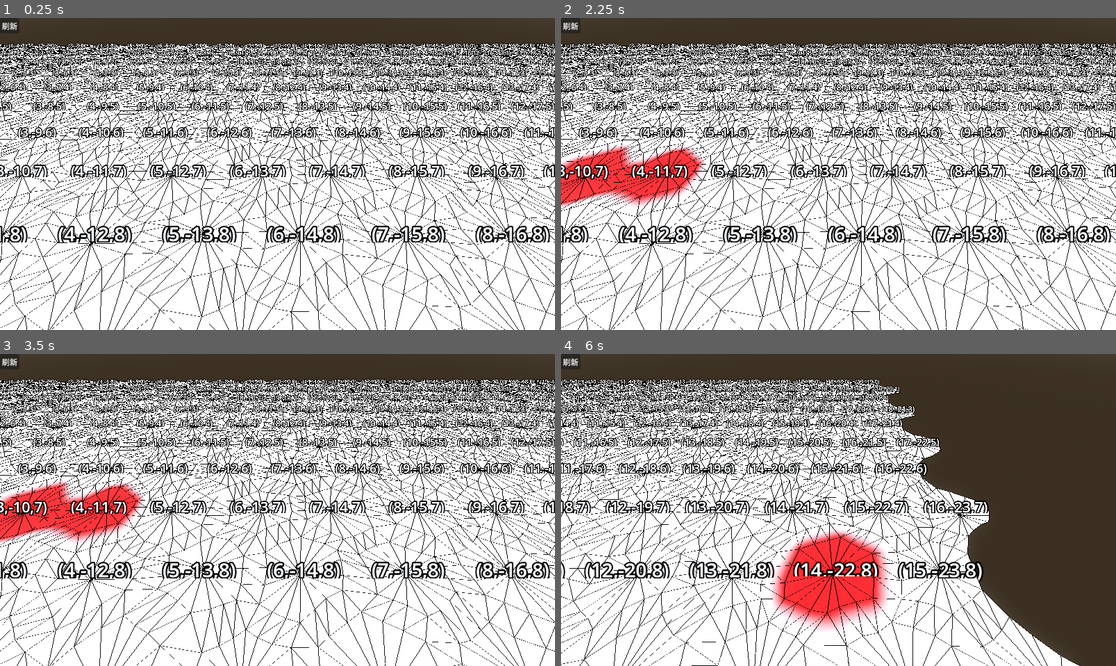
Above: before the commit, frames 1-4 (two rows, left to right).
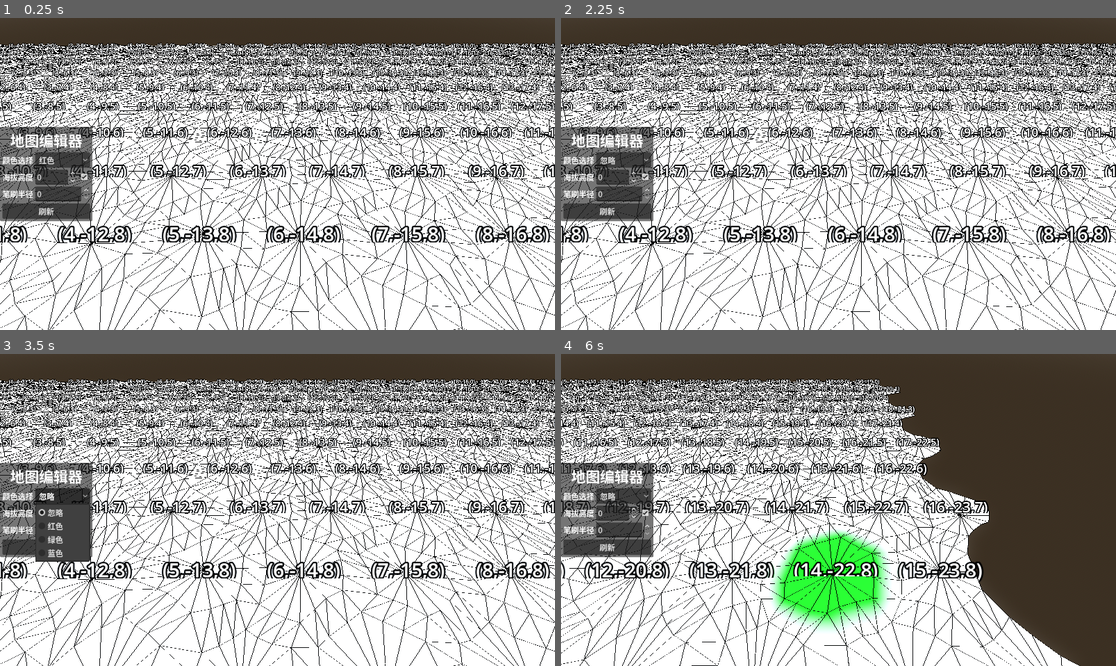
Above: after the commit, the same moments.

Repository: LiGameAcademy/godot_hex_map
Game: Godot game, scene res://scenes/main.tscn
Two runs of this game, one before a commit and one after it. Both use one fixed random seed, a clock stepped at 60 frames per second and the inputs below.
Inputs (mouse positions are in pixels of both pictures, inside the frame that each line leads up to):
- Up to frame 1 (0.25 s): no input
- Up to frame 2 (2.25 s): click "刷新" at 0.5 s; click (622, 161) at 1.25 s, where only the run after the commit has a clickable "红色"; click (644, 177) at 2.02 s
- Up to frame 3 (3.5 s): click (61, 497) at 2.75 s, where only the run after the commit has a clickable "忽略"
- Up to frame 4 (6 s): tap Enter at 3.5 s; move the mouse to (960, 494) at 3.52 s; hold Right (ui_right) 3.53-4.25 s; tap 1 at 3.6, 5.3 s; click (960, 494) at 3.67 s; tap 2 at 3.8 s; drag from (727, 525) to (810, 572) at 4.27 s; tap Space at 5 s; move the mouse to (894, 441) at 5.02 s; hold Right (ui_right) 5.03-5.75 s; tap 3 at 5.1 s; drag from (810, 572) to (672, 463) at 5.77 s

The runs differ from the first frame. In frame 1, 4.3% of the frame differs, in the area x 0-17%, y 0-66%; in frame 2, 5.6%; in frame 3, 5.8%; in frame 4, 8.8%, in the area x 0-60%, y 0-89%.

Commit message:
16-关卡编辑器：架构、面板与状态同步

Diff:
--- a/scenes/main.tscn
+++ b/scenes/main.tscn
@@ -3,6 +3,7 @@
 [ext_resource type="PackedScene" uid="uid://r8bbikpwg6vq" path="res://prefabs/hex_grid.tscn" id="1_o5qli"]
 [ext_resource type="Script" uid="uid://dmgota36soris" path="res://scripts/hex_map_editor.gd" id="2_0wfyh"]
 [ext_resource type="PackedScene" uid="uid://bghxudgg2w8fb" path="res://prefabs/hex_map_camera.tscn" id="2_sugp2"]
+[ext_resource type="PackedScene" uid="uid://deiqomb6hdwx8" path="res://ui/hex_map_editor_panel.tscn" id="4_jyhfs"]
 
 [sub_resource type="ProceduralSkyMaterial" id="ProceduralSkyMaterial_sgp6g"]
 sky_horizon_color = Color(0.66224277, 0.6717428, 0.6867428, 1)
@@ -40,9 +41,13 @@
 [node name="UILayer" type="CanvasLayer" parent="." unique_id=207554144]
 layer = 128
 
-[node name="RefreshButton" type="Button" parent="UILayer" unique_id=701630130]
-offset_right = 8.0
-offset_bottom = 8.0
-text = "刷新"
-
-[connection signal="pressed" from="UILayer/RefreshButton" to="HexGrid" method="refresh"]
+[node name="HexMapEditorPanel" parent="UILayer" unique_id=2006241389 node_paths=PackedStringArray("editor") instance=ExtResource("4_jyhfs")]
+anchors_preset = 4
+anchor_left = 0.0
+anchor_right = 0.0
+offset_left = 0.0
+offset_top = -96.0
+offset_right = 192.0
+offset_bottom = 96.0
+grow_horizontal = 1
+editor = NodePath("../../HexMapEditor")
--- a/scripts/hex_map_editor.gd
+++ b/scripts/hex_map_editor.gd
@@ -3,14 +3,25 @@
 
 @export var hex_grid: HexGrid
 # 可以在编辑器中编辑颜色
-@export var colors : PackedColorArray = [
-	Color.RED,
-	Color.GREEN,
-	Color.BLUE
-]
-var active_color: Color = colors[0] # 默认画笔红色
+@export var colors : Dictionary[StringName, Color] = {
+	"红色": Color.RED,
+	"绿色": Color.GREEN,
+	"蓝色": Color.BLUE
+}
+
+@export var active_color: int = 0 # 默认画笔红色
 ## 当前海拔等级
-var active_elevation: int = 0
+@export var active_elevation: int = 0
+@export var brush_radius: int = 0
+
+@export var disable_color : bool = false
+@export var disable_elevation : bool = false
+
+signal active_color_changed(color: Color)
+signal color_disable_changed()
+signal active_elevation_changed(elevation: int)
+signal elevation_disable_changed()
+signal brush_radius_changed(radius: int)
 
 func _unhandled_input(event: InputEvent) -> void:
 	if not is_instance_valid(hex_grid):
@@ -23,11 +34,42 @@
 	# 按 1、2、3 切换颜色
 	elif event is InputEventKey and event.pressed:
 		match event.keycode:
-			KEY_1: active_color = colors[0]
-			KEY_2: active_color = colors[1]
-			KEY_3: active_color = colors[2]
+			KEY_1: active_color = 0
+			KEY_2: active_color = 1
+			KEY_3: active_color = 2
 			KEY_Q: active_elevation -= 1
 			KEY_E: active_elevation += 1
+
+func set_active_color(color: int) -> void:
+	if active_color == color:
+		return
+	active_color = color
+	active_color_changed.emit(color)
+
+func set_disable_color(disable: bool) -> void:
+	if disable_color == disable:
+		return
+	disable_color = disable
+	color_disable_changed.emit()
+
+func set_active_elevation(elevation: int) -> void:
+	if active_elevation == elevation:
+		return
+	active_elevation = elevation
+	active_elevation_changed.emit(elevation)
+
+func set_disable_elevation(disable: bool) -> void:
+	if disable_elevation == disable:
+		return
+	disable_elevation = disable
+	elevation_disable_changed.emit()
+
+func set_brush_radius(radius: int) -> void:
+	radius = max(radius, 0)
+	if brush_radius == radius:
+		return
+	brush_radius = radius
+	brush_radius_changed.emit(radius)
 
 func _handle_click(mouse_pos: Vector2) -> void:
 	var camera := get_viewport().get_camera_3d()
@@ -37,10 +79,10 @@
 	var hit_position = plane.intersects_ray(ray_origin, ray_dir)
 	if hit_position != null:
 		var coords := HexCoordinates.from_position(hit_position)
-		var cell := hex_grid.get_cell(coords)
+		var cell : HexCell = hex_grid.get_cell(coords)
 		if is_instance_valid(cell):
 			# 染色
-			cell.color = active_color
+			cell.color = colors.values()[active_color]
 			cell.elevation = active_elevation
 			hex_grid.refresh()
 		else:
--- /dev/null
+++ b/ui/hex_map_editor_panel.gd
@@ -0,0 +1,44 @@
+extends MarginContainer
+
+@onready var option_button_color: OptionButton = %OptionButtonColor
+@onready var spin_box_elevation: SpinBox = %SpinBoxElevation
+@onready var check_box_elevation: CheckBox = %CheckBoxElevation
+@onready var spin_box_brush_size: SpinBox = %SpinBoxBrushSize
+@onready var refresh_button: Button = %RefreshButton
+
+## 表现层：负责 UI 展示与交互输入，依赖 HexMapEditor 逻辑层的 API / signal
+@export var editor: HexMapEditor
+
+func _ready() -> void:
+	if editor == null:
+		return
+
+	# 1）初始化 UI 为逻辑层当前状态
+	if editor.disable_color:
+		option_button_color.selected = 0
+	else:
+		option_button_color.selected = editor.active_color + 1
+	spin_box_elevation.value = editor.active_elevation
+	check_box_elevation.button_pressed = not editor.disable_elevation
+	spin_box_brush_size.value = editor.brush_radius
+
+	option_button_color.item_selected.connect(
+		func(index : int) -> void:
+			if index == 0:
+				editor.set_disable_color(true)
+			else:
+				editor.set_active_color(index - 1)
+	)
+	spin_box_elevation.value_changed.connect(
+		func(value: float) -> void:
+			editor.set_active_elevation(int(value))
+	)
+	check_box_elevation.toggled.connect(
+		func(toggled_on: bool) -> void:
+			editor.set_disable_elevation(toggled_on)
+			spin_box_elevation.editable = toggled_on
+	)
+	spin_box_brush_size.value_changed.connect(
+		func(value: float) -> void:
+			editor.set_brush_radius(int(value))
+	)
--- /dev/null
+++ b/ui/hex_map_editor_panel.tscn
@@ -0,0 +1,103 @@
+[gd_scene format=3 uid="uid://deiqomb6hdwx8"]
+
+[ext_resource type="Script" uid="uid://c04mts4e7ae14" path="res://ui/hex_map_editor_panel.gd" id="1_jiyck"]
+
+[node name="HexMapEditorPanel" type="MarginContainer" unique_id=2006241389]
+anchors_preset = 8
+anchor_left = 0.5
+anchor_top = 0.5
+anchor_right = 0.5
+anchor_bottom = 0.5
+offset_left = -75.0
+offset_top = -21.0
+offset_right = 75.0
+offset_bottom = 21.0
+grow_horizontal = 2
+grow_vertical = 2
+script = ExtResource("1_jiyck")
+
+[node name="Panel" type="Panel" parent="." unique_id=1369910585]
+layout_mode = 2
+
+[node name="MarginContainer" type="MarginContainer" parent="." unique_id=496950384]
+layout_mode = 2
+theme_override_constants/margin_left = 5
+theme_override_constants/margin_top = 5
+theme_override_constants/margin_right = 5
+theme_override_constants/margin_bottom = 5
+
+[node name="VBoxContainer" type="VBoxContainer" parent="MarginContainer" unique_id=597882916]
+layout_mode = 2
+
+[node name="Label" type="Label" parent="MarginContainer/VBoxContainer" unique_id=829359286]
+layout_mode = 2
+theme_override_font_sizes/font_size = 30
+text = "地图编辑器"
+horizontal_alignment = 1
+vertical_alignment = 1
+
+[node name="MarginContainer" type="MarginContainer" parent="MarginContainer/VBoxContainer" unique_id=338285685]
+layout_mode = 2
+
+[node name="HBoxContainer" type="HBoxContainer" parent="MarginContainer/VBoxContainer/MarginContainer" unique_id=254633599]
+layout_mode = 2
+
+[node name="Label" type="Label" parent="MarginContainer/VBoxContainer/MarginContainer/HBoxContainer" unique_id=480170802]
+layout_mode = 2
+text = "颜色选择"
+
+[node name="OptionButtonColor" type="OptionButton" parent="MarginContainer/VBoxContainer/MarginContainer/HBoxContainer" unique_id=712971756]
+unique_name_in_owner = true
+layout_mode = 2
+size_flags_horizontal = 3
+item_count = 4
+popup/item_0/text = "忽略"
+popup/item_0/id = 0
+popup/item_1/text = "红色"
+popup/item_1/id = 1
+popup/item_2/text = "绿色"
+popup/item_2/id = 2
+popup/item_3/text = "蓝色"
+popup/item_3/id = 3
+
+[node name="MarginContainer2" type="MarginContainer" parent="MarginContainer/VBoxContainer" unique_id=903911345]
+layout_mode = 2
+
+[node name="HBoxContainer" type="HBoxContainer" parent="MarginContainer/VBoxContainer/MarginContainer2" unique_id=1192911318]
+layout_mode = 2
+
+[node name="Label" type="Label" parent="MarginContainer/VBoxContainer/MarginContainer2/HBoxContainer" unique_id=1019753613]
+layout_mode = 2
+text = "海拔高度"
+
+[node name="SpinBoxElevation" type="SpinBox" parent="MarginContainer/VBoxContainer/MarginContainer2/HBoxContainer" unique_id=1297357564]
+unique_name_in_owner = true
+layout_mode = 2
+min_value = -10.0
+max_value = 10.0
+
+[node name="CheckBoxElevation" type="CheckBox" parent="MarginContainer/VBoxContainer/MarginContainer2/HBoxContainer" unique_id=1540751624]
+unique_name_in_owner = true
+layout_mode = 2
+button_pressed = true
+
+[node name="MarginContainer3" type="MarginContainer" parent="MarginContainer/VBoxContainer" unique_id=1508988901]
+layout_mode = 2
+
+[node name="HBoxContainer" type="HBoxContainer" parent="MarginContainer/VBoxContainer/MarginContainer3" unique_id=1161094940]
+layout_mode = 2
+
+[node name="Label" type="Label" parent="MarginContainer/VBoxContainer/MarginContainer3/HBoxContainer" unique_id=800411669]
+layout_mode = 2
+text = "笔刷半径"
+
+[node name="SpinBoxBrushSize" type="SpinBox" parent="MarginContainer/VBoxContainer/MarginContainer3/HBoxContainer" unique_id=746700158]
+unique_name_in_owner = true
+layout_mode = 2
+size_flags_horizontal = 3
+max_value = 10.0
+
+[node name="RefreshButton" type="Button" parent="MarginContainer/VBoxContainer" unique_id=1925217280]
+unique_name_in_owner = true
+layout_mode = 2
+text = "刷新"
Not shown, added: ui/hex_map_editor_panel.gd.uid
Not shown, changed: .gitignore
